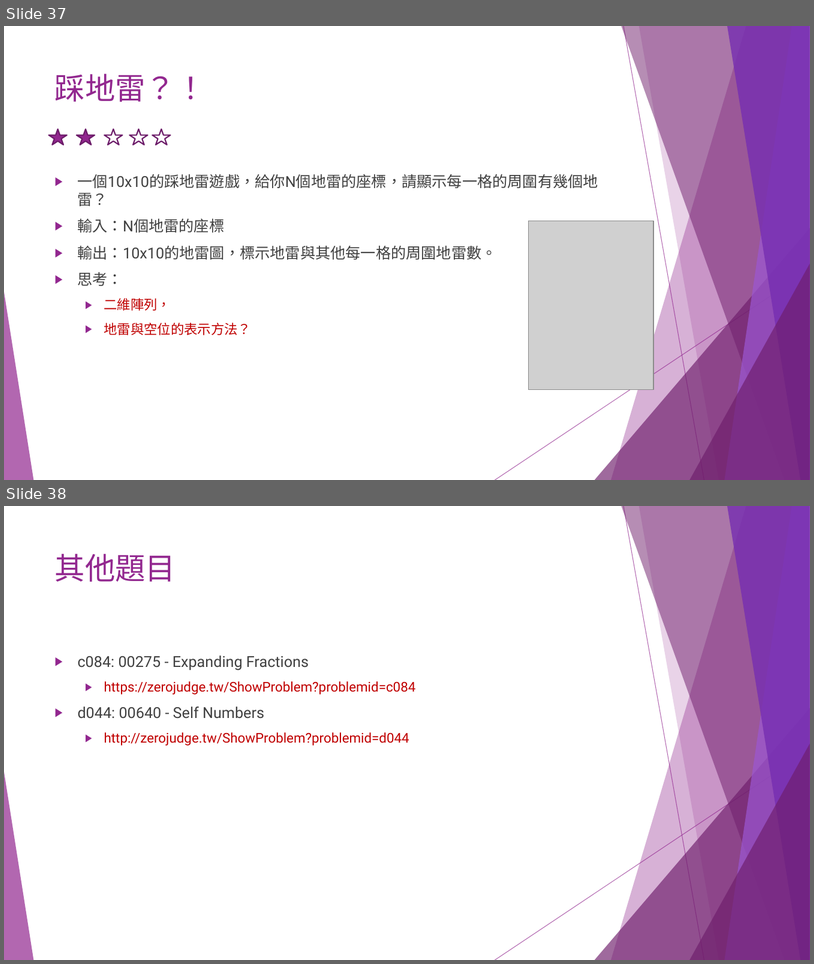
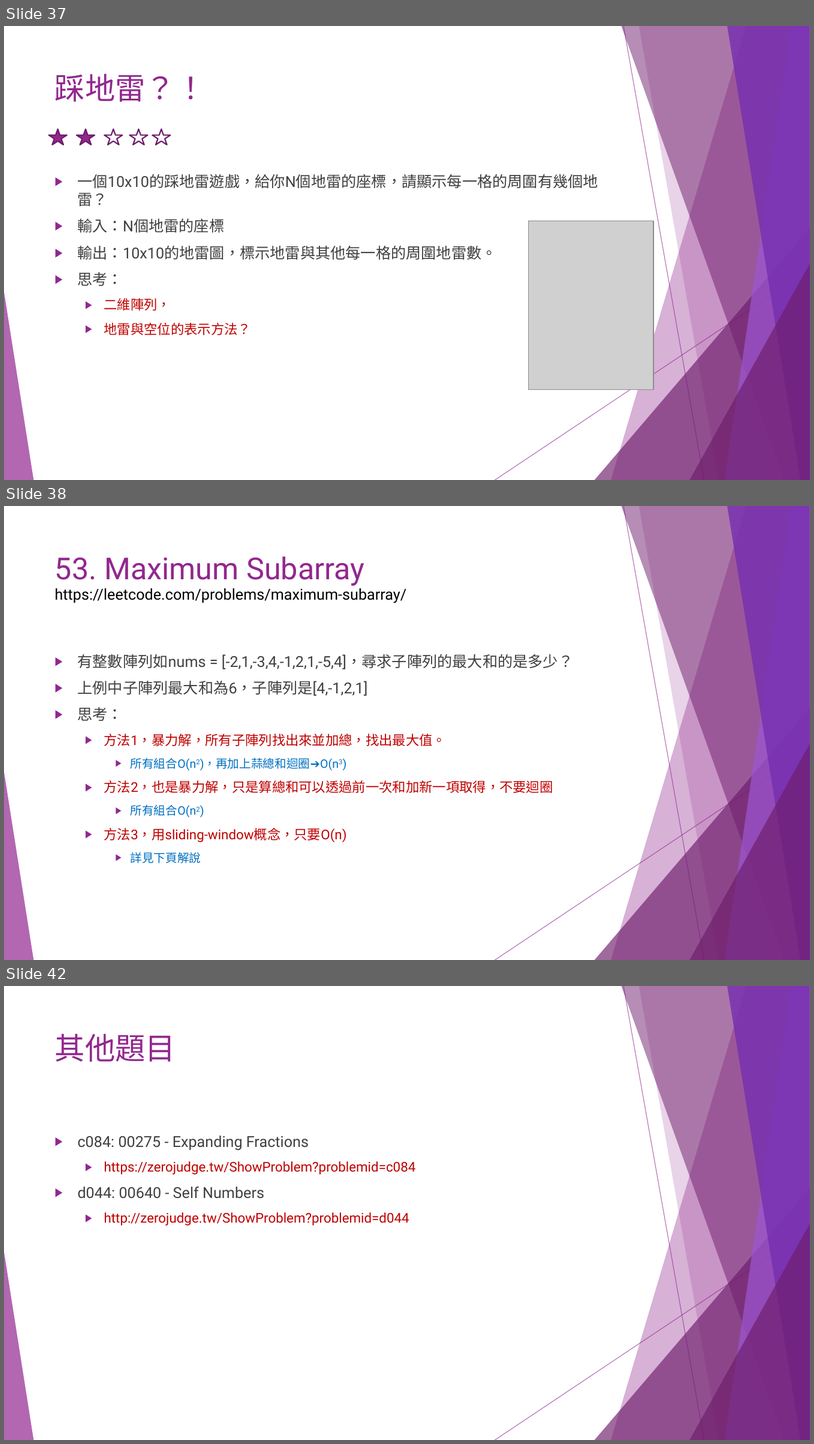
Before and after one commit to liulawsi/My_PPTs, a slide deck: CHING JIAN/C_Class/A1_邏輯思考訓練題.pptx. Shown one above the other, each under a label of ours: slides 37 and 38 before the commit, slides 37, 38 and 42 after it; the slides between them are not shown. The pictures are 814x964 and 814x1444 pixels, drawn with LibreOffice and Linux fonts; fonts in the diff are those of the drawing; grey boxes stand for pictures. Boxes give left, top, right and bottom in pixels: in the first picture for what was removed or moved away, otherwise in the second. Text is boxed around its words. In the diff, an @@ line names an element or a change of style, - is before the commit and + after.

Commit message:
2021/1/1

```diff
--- a/CHING JIAN/C_Class/A1_邏輯思考訓練題.pptx
+++ b/CHING JIAN/C_Class/A1_邏輯思考訓練題.pptx
@@ slide 38 added at bbox=[4, 506, 810, 960], background #FFFFFF; not listed: 10 template elements that a slide beside it also shows @@
@@ title added at bbox=[55, 556, 365, 586], 36 pt, text #92278F @@
+53. Maximum Subarray
@@ text added at bbox=[55, 588, 407, 603], 18 pt, text #000000 @@
+https://leetcode.com/problems/maximum-subarray/
@@ text added at bbox=[78, 654, 573, 863], 16 pt, text #C00000 @@
+▶ 有整數陣列如nums = [-2,1,-3,4,-1,2,1,-5,4]，尋求子陣列的最大和的是多少？
+▶ 上例中子陣列最大和為6，子陣列是[4,-1,2,1]
+▶ 思考：
+  ▶ 方法1，暴力解，所有子陣列找出來並加總，找出最大值。
+    ▶ 所有組合O(n2)，再加上蒜總和迴圈➔O(n3)
+  ▶ 方法2，也是暴力解，只是算總和可以透過前一次和加新一項取得，不要迴圈
+    ▶ 所有組合O(n2)
+  ▶ 方法3，用sliding-window概念，只要O(n)
+    ▶ 詳見下頁解說
@@ what was slide 38 is now slide 42 @@
```
Also in this commit, not shown: 3 other slides added.
